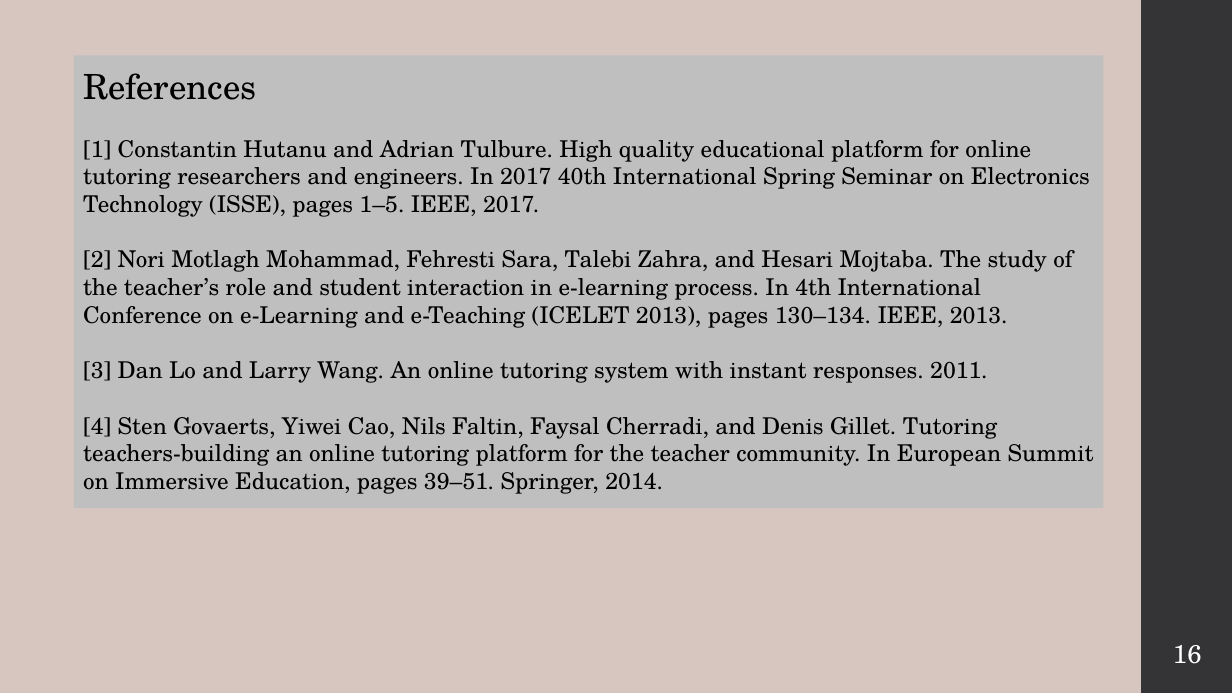
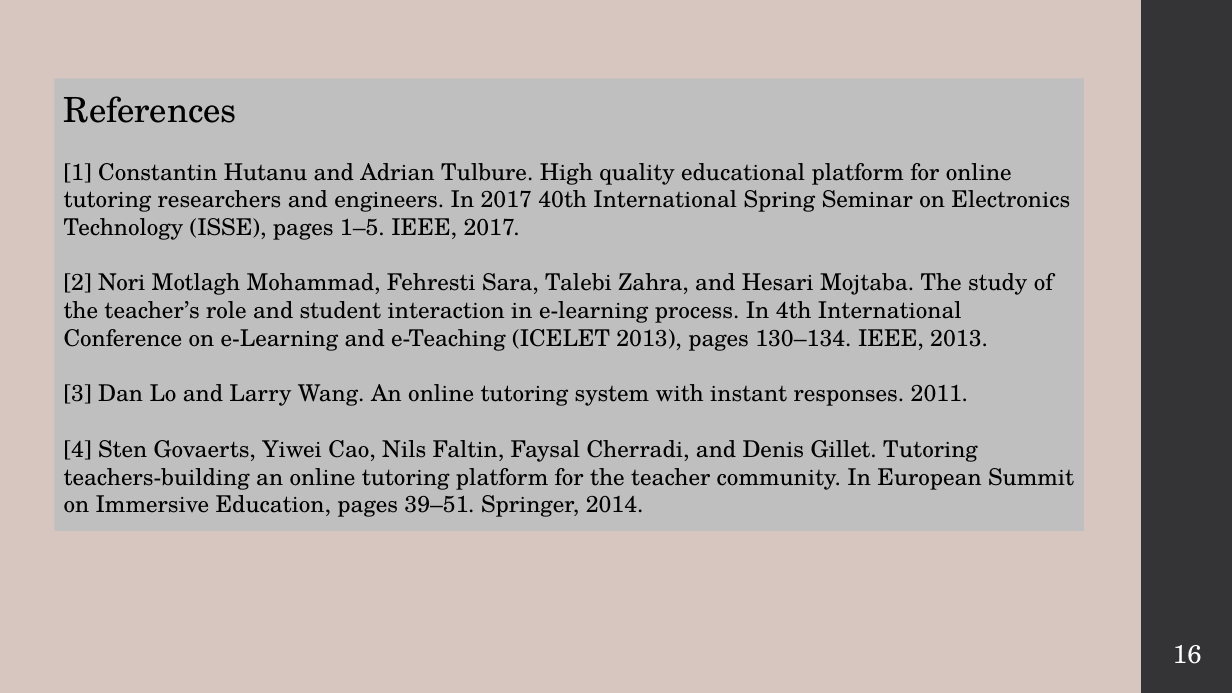
Before and after one commit to rayhanalshorif133/MSCSE-UIU, a slide deck: slide 16 of CSE-6159-SSA/Tuition Management System.pptx. Drawn at 1232x693 pixels with LibreOffice and Linux fonts; fonts in the diff are those of the drawing. Boxes give left, top, right and bottom in pixels: in the first picture for what was removed or moved away, otherwise in the second. Text is boxed around its words. In the diff, an @@ line names an element or a change of style, - is before the commit and + after.

```diff
--- a/CSE-6159-SSA/Tuition Management System.pptx
+++ b/CSE-6159-SSA/Tuition Management System.pptx
@@ rectangle "References" moved from (x1=74, y1=55, x2=1104, y2=508) to (x1=55, y1=79, x2=1084, y2=531) @@
```
Also in this commit, not shown: 2 other slides changed, 3 other files.
